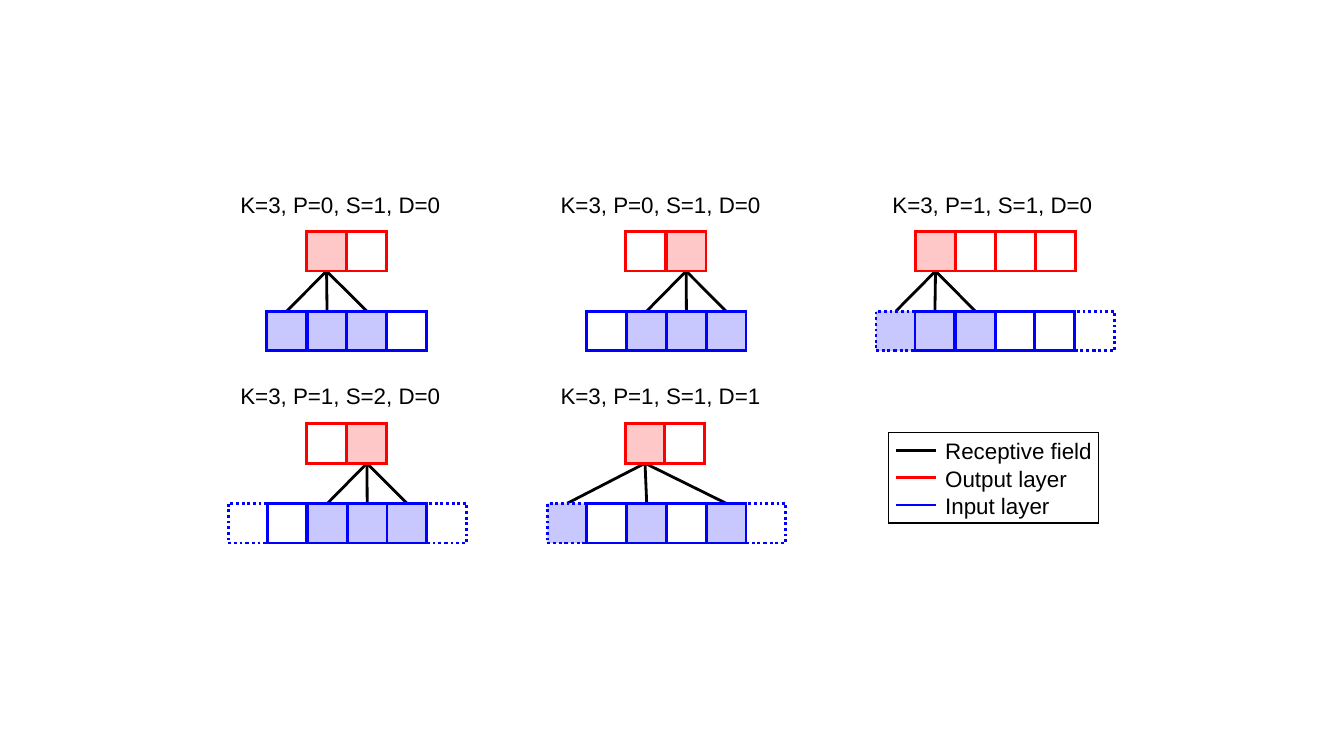
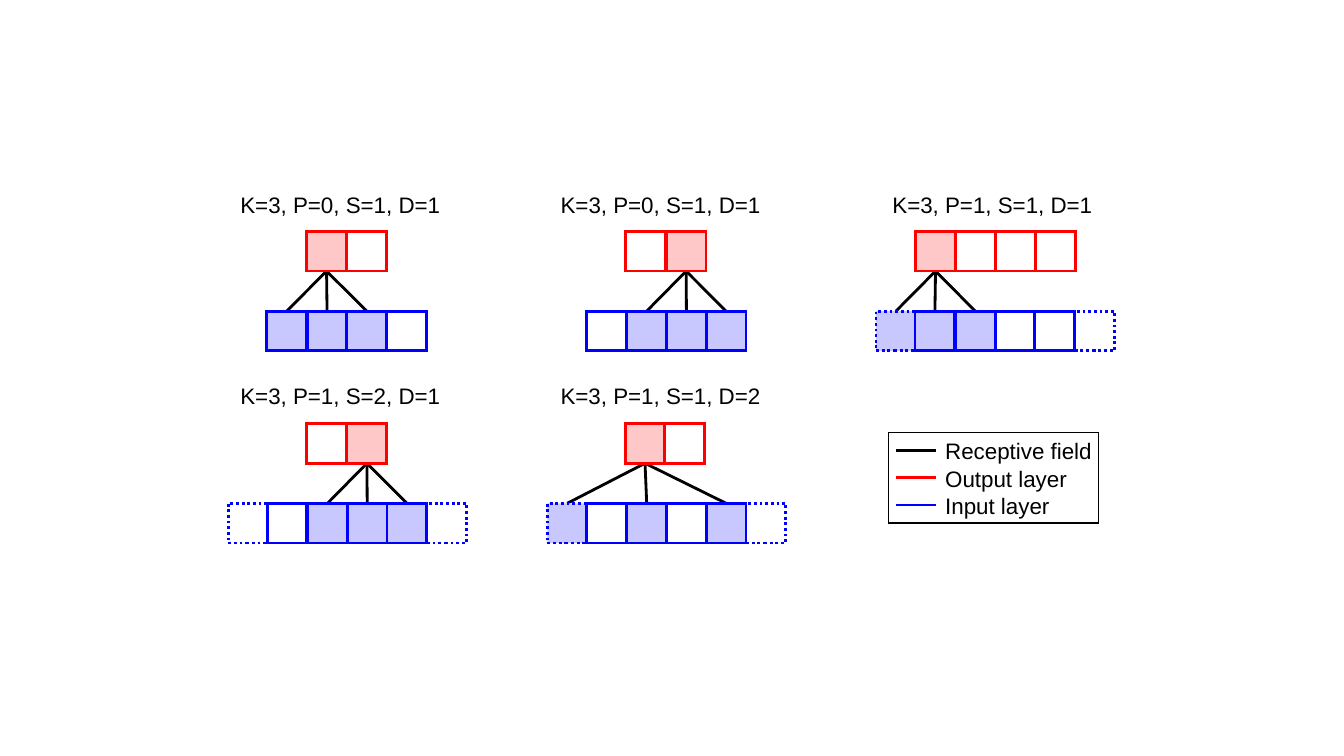
Before and after one commit to meinardmueller/PCPT, a slide deck: slide 1 of data/PCPT_fig_convolution.pptx. Drawn at 1344x756 pixels with LibreOffice and Linux fonts; fonts in the diff are those of the drawing. Boxes give left, top, right and bottom in pixels: in the first picture for what was removed or moved away, otherwise in the second. Text is boxed around its words. In the diff, an @@ line names an element or a change of style, - is before the commit and + after.

```diff
--- a/data/PCPT_fig_convolution.pptx
+++ b/data/PCPT_fig_convolution.pptx
@@ text at [240, 197, 441, 216]: text changed @@
-K=3, P=0, S=1, D=0
+K=3, P=0, S=1, D=1
@@ text at [561, 197, 761, 216]: text changed @@
-K=3, P=0, S=1, D=0
+K=3, P=0, S=1, D=1
@@ text at [892, 197, 1093, 216]: text changed @@
-K=3, P=1, S=1, D=0
+K=3, P=1, S=1, D=1
@@ text at [240, 388, 441, 407]: text changed @@
-K=3, P=1, S=2, D=0
+K=3, P=1, S=2, D=1
@@ text at [561, 388, 761, 407]: text changed @@
-K=3, P=1, S=1, D=1
+K=3, P=1, S=1, D=2
```
Also in this commit, not shown: 31 other files.
